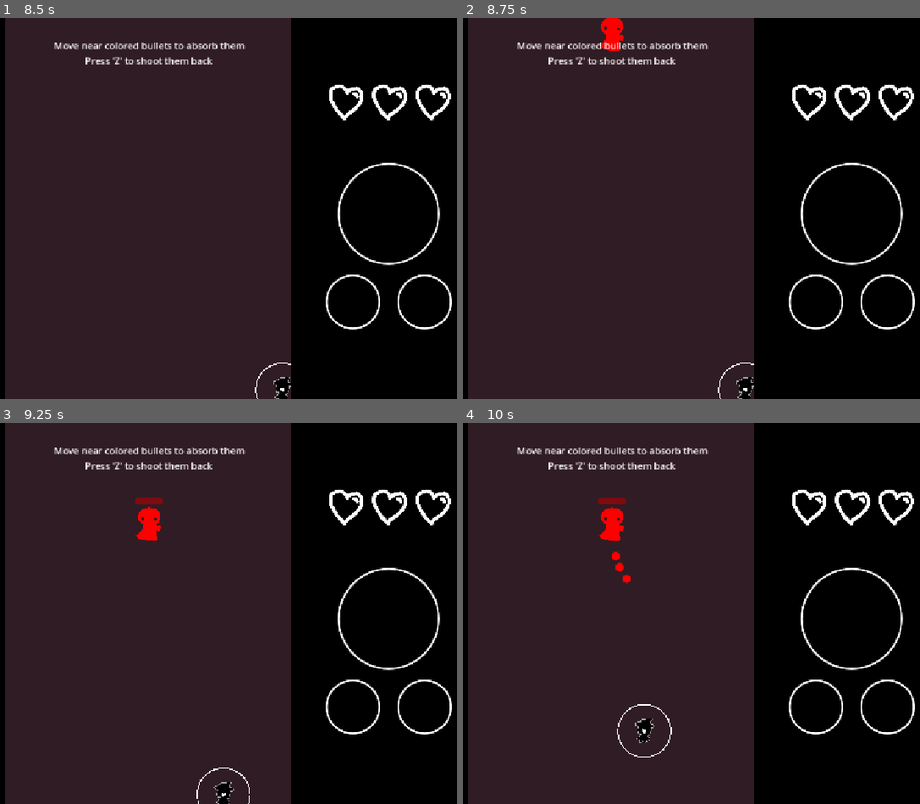
Above: before the commit, frames 1-4 (two rows, left to right).
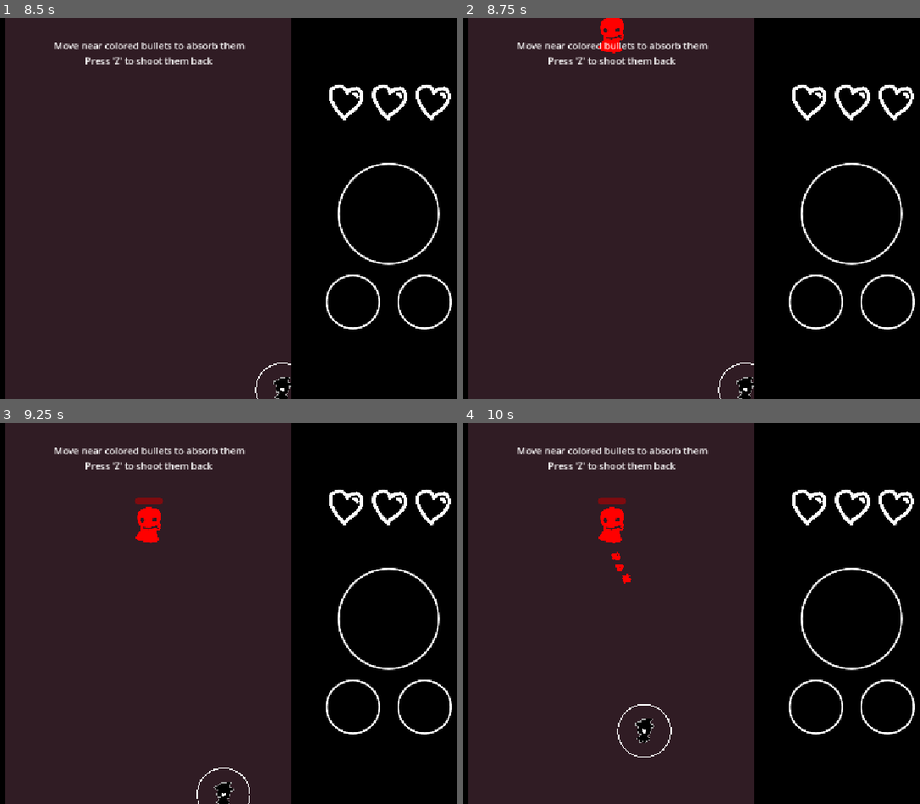
Above: after the commit, the same moments.

Repository: piksalchaos/bullet-hell
Game: Godot game, scene res://scenes/levels/tutorial.tscn
Same seed, same stepped clock (60 frames per second), same inputs: the game is played once before the commit and once after it. This scene is started directly instead of the project's main scene.
Inputs:
- Up to frame 1 (8.5 s): tap Enter at 0.5, 2.75 s; hold Right (right) 0.53-1.28 s; hold Z (shoot) 0.53-1.28 s; hold Down (down) 1.28-2.03 s; tap Z (shoot) at 1.35, 2.3, 2.85, 4.55, 5.85, 6.5, 6.8, 7.25, 7.35, 8 s; tap Space at 2 s; hold Right (right) 2.03-2.78 s; hold Shift (slow) 2.03-2.78 s; hold Up (up) 2.78-3.53 s; hold Z (shoot) 3.53-4.28 s; hold Left (left) 3.53-5.03 s; tap Shift (slow) at 4.35 s; hold Down (down) 5.03-5.78 s; hold Z (shoot) 5.03-5.78 s; hold Right (right) 5.78-6.53 s; hold Up (up) 6.53-7.28 s; hold Shift (slow) 6.53-7.28 s; hold Right (right) 7.28-8.03 s; hold Down (down) from 8.03 s (still down); hold Z (shoot) from 8.03 s (still down)
- Up to frame 2 (8.75 s): keep holding Down (down); keep holding Z (shoot)
- Up to frame 3 (9.25 s): release Down (down) at 8.78 s; release Z (shoot) at 8.78 s; hold Left (left) from 8.78 s (still down); tap Shift (slow) at 8.85 s; tap Z (shoot) at 9.05 s
- Up to frame 4 (10 s): release Left (left) at 9.53 s; hold Up (up) from 9.53 s (still down); hold Z (shoot) from 9.53 s (still down)

Frame 1 is identical in both runs. In frame 2, 0.1% of the frame differs, in the area x 29-36%, y 0-10%; in frame 3, 0.1%; in frame 4, 0.2%, in the area x 29-37%, y 22-43%.

Commit message:
new ghost and dummy sprites!

Diff:
--- /dev/null
+++ b/assets.tscn
@@ -0,0 +1,3 @@
+[gd_scene format=3 uid="uid://b7feqhgwerkmq"]
+
+[node name="Assets" type="Node2D"]
--- /dev/null
+++ b/scenes/bullets/angled_bullet.gd
@@ -0,0 +1,11 @@
+extends Node2D
+
+@export var speed := 130.0
+@export var initial_color_id: Globals.COLOR_ID
+@onready var color_component: ColorComponent = $ColorComponent
+
+func _ready() -> void:
+	color_component.color_id = initial_color_id
+
+func _physics_process(delta: float) -> void:
+	position += Vector2(cos(rotation), sin(rotation)) * speed * delta
--- /dev/null
+++ b/scenes/bullets/angled_bullet.tscn
@@ -0,0 +1,13 @@
+[gd_scene load_steps=4 format=3 uid="uid://brjl1igieycsd"]
+
+[ext_resource type="Script" uid="uid://c5exjn0s6mvah" path="res://scenes/bullets/angled_bullet.gd" id="1_4uwxt"]
+[ext_resource type="PackedScene" uid="uid://xqi3gat184am" path="res://scenes/components/color_component.tscn" id="1_aebcy"]
+[ext_resource type="PackedScene" uid="uid://b3wyhqtcgs161" path="res://scenes/components/bullet_component.tscn" id="2_oh6mx"]
+
+[node name="AngledBullet" type="Node2D"]
+script = ExtResource("1_4uwxt")
+
+[node name="ColorComponent" parent="." instance=ExtResource("1_aebcy")]
+
+[node name="BulletComponent" parent="." instance=ExtResource("2_oh6mx")]
+offscreen_distance = 20.0
--- /dev/null
+++ b/scenes/bullets/dummy_bullet.tscn
@@ -0,0 +1,50 @@
+[gd_scene load_steps=8 format=3 uid="uid://fpsablwbyj3y"]
+
+[ext_resource type="PackedScene" uid="uid://brjl1igieycsd" path="res://scenes/bullets/angled_bullet.tscn" id="1_rjoa5"]
+[ext_resource type="Texture2D" uid="uid://nsceybpc061q" path="res://assets/images/bullets/dummy_bullet.png" id="2_rc0km"]
+
+[sub_resource type="CircleShape2D" id="CircleShape2D_rjoa5"]
+radius = 6.0
+
+[sub_resource type="AtlasTexture" id="AtlasTexture_rc0km"]
+atlas = ExtResource("2_rc0km")
+region = Rect2(0, 0, 64, 64)
+
+[sub_resource type="AtlasTexture" id="AtlasTexture_vqavq"]
+atlas = ExtResource("2_rc0km")
+region = Rect2(64, 0, 64, 64)
+
+[sub_resource type="AtlasTexture" id="AtlasTexture_dn460"]
+atlas = ExtResource("2_rc0km")
+region = Rect2(0, 64, 64, 64)
+
+[sub_resource type="SpriteFrames" id="SpriteFrames_8r7k6"]
+animations = [{
+"frames": [{
+"duration": 1.0,
+"texture": SubResource("AtlasTexture_rc0km")
+}, {
+"duration": 1.0,
+"texture": SubResource("AtlasTexture_vqavq")
+}, {
+"duration": 1.0,
+"texture": SubResource("AtlasTexture_dn460")
+}],
+"loop": true,
+"name": &"default",
+"speed": 12.0
+}]
+
+[node name="AngledBullet" instance=ExtResource("1_rjoa5")]
+
+[node name="BulletComponent" parent="." index="1"]
+offscreen_distance = 10.0
+
+[node name="CollisionShape2D" type="CollisionShape2D" parent="BulletComponent" index="0"]
+shape = SubResource("CircleShape2D_rjoa5")
+
+[node name="AnimatedSprite2D" type="AnimatedSprite2D" parent="." index="2"]
+scale = Vector2(0.25, 0.25)
+sprite_frames = SubResource("SpriteFrames_8r7k6")
+autoplay = "default"
+frame_progress = 0.7269917
--- a/scenes/bullets/player_bullet.gd
+++ b/scenes/bullets/player_bullet.gd
@@ -1,7 +1,7 @@
 extends Area2D
 
 const RADIUS := 16.0
-const SPEED := 1500.0
+const SPEED := 1600.0
 
 
 @export var initial_color_id: Globals.COLOR_ID
--- a/scenes/entities/enemies/dummy_enemy.tscn
+++ b/scenes/entities/enemies/dummy_enemy.tscn
@@ -2,24 +2,24 @@
 
 [ext_resource type="Script" uid="uid://mhrmws40cvwd" path="res://scenes/entities/enemies/dummy_enemy.gd" id="1_ummet"]
 [ext_resource type="PackedScene" uid="uid://xqi3gat184am" path="res://scenes/components/color_component.tscn" id="2_4b57w"]
-[ext_resource type="Texture2D" uid="uid://cuywvpoxd4211" path="res://images/dummy.png" id="3_1cytd"]
+[ext_resource type="Texture2D" uid="uid://d3chwqdylu5q7" path="res://assets/images/enemies/dummy_enemy.png" id="2_imctr"]
 [ext_resource type="PackedScene" uid="uid://m6r4ofi4qdxx" path="res://scenes/components/enemy_components/hitbox_component.tscn" id="4_xwkor"]
 [ext_resource type="PackedScene" uid="uid://djgvpk2hk284t" path="res://scenes/components/enemy_components/health_component.tscn" id="5_glh40"]
 [ext_resource type="PackedScene" uid="uid://bvwrgsurk7ecc" path="res://scenes/components/pattern_components/pattern_repeater.tscn" id="6_glh40"]
 [ext_resource type="PackedScene" uid="uid://ck23ayao5qg1t" path="res://scenes/components/pattern_components/pattern_aimer.tscn" id="7_03np2"]
 [ext_resource type="PackedScene" uid="uid://dn1fmn3in30iu" path="res://scenes/components/pattern_components/bullet_emitter.tscn" id="8_imctr"]
-[ext_resource type="PackedScene" uid="uid://bg3mxwy62bmbu" path="res://scenes/bullets/ghost_bullet.tscn" id="9_jtsvo"]
+[ext_resource type="PackedScene" uid="uid://fpsablwbyj3y" path="res://scenes/bullets/dummy_bullet.tscn" id="9_imctr"]
 
 [sub_resource type="CapsuleShape2D" id="CapsuleShape2D_03np2"]
-radius = 26.0
-height = 60.0
+radius = 27.59
+height = 73.55
 
 [node name="DummyEnemy" type="Node2D"]
 script = ExtResource("1_ummet")
 
 [node name="Sprite2D" type="Sprite2D" parent="."]
-scale = Vector2(0.4, 0.36)
-texture = ExtResource("3_1cytd")
+scale = Vector2(0.25, 0.25)
+texture = ExtResource("2_imctr")
 
 [node name="ColorComponent" parent="." instance=ExtResource("2_4b57w")]
 
@@ -44,4 +44,4 @@
 [node name="PatternAimer" parent="PatternRepeater/PatternRepeater" instance=ExtResource("7_03np2")]
 
 [node name="BulletEmitter" parent="PatternRepeater/PatternRepeater/PatternAimer" instance=ExtResource("8_imctr")]
-bullet_scene = ExtResource("9_jtsvo")
+bullet_scene = ExtResource("9_imctr")
--- a/scenes/entities/enemies/ghost_enemy.tscn
+++ b/scenes/entities/enemies/ghost_enemy.tscn
@@ -1,7 +1,7 @@
-[gd_scene load_steps=12 format=3 uid="uid://dgmdfxt0ngpi6"]
+[gd_scene load_steps=15 format=3 uid="uid://dgmdfxt0ngpi6"]
 
 [ext_resource type="Script" uid="uid://ynoen8cogpu6" path="res://scenes/entities/enemies/ghost_enemy.gd" id="1_h5v6m"]
-[ext_resource type="Texture2D" uid="uid://cctifyojjkvwd" path="res://images/cooler_ghost_placeholder.png" id="2_qvsyn"]
+[ext_resource type="Texture2D" uid="uid://ciwk430dbpqv5" path="res://assets/images/enemies/ghost_enemy.png" id="2_qvsyn"]
 [ext_resource type="PackedScene" uid="uid://m6r4ofi4qdxx" path="res://scenes/components/enemy_components/hitbox_component.tscn" id="3_h2v7a"]
 [ext_resource type="PackedScene" uid="uid://djgvpk2hk284t" path="res://scenes/components/enemy_components/health_component.tscn" id="4_462g3"]
 [ext_resource type="PackedScene" uid="uid://xqi3gat184am" path="res://scenes/components/color_component.tscn" id="5_chsm8"]
@@ -11,15 +11,40 @@
 [ext_resource type="PackedScene" uid="uid://dn1fmn3in30iu" path="res://scenes/components/pattern_components/bullet_emitter.tscn" id="8_vcyrx"]
 [ext_resource type="PackedScene" uid="uid://bg3mxwy62bmbu" path="res://scenes/bullets/ghost_bullet.tscn" id="9_4qyjx"]
 
+[sub_resource type="AtlasTexture" id="AtlasTexture_qvsyn"]
+atlas = ExtResource("2_qvsyn")
+region = Rect2(0, 0, 256, 256)
+
+[sub_resource type="AtlasTexture" id="AtlasTexture_vcyrx"]
+atlas = ExtResource("2_qvsyn")
+region = Rect2(256, 0, 256, 256)
+
+[sub_resource type="SpriteFrames" id="SpriteFrames_4qyjx"]
+animations = [{
+"frames": [{
+"duration": 1.0,
+"texture": SubResource("AtlasTexture_qvsyn")
+}, {
+"duration": 1.0,
+"texture": SubResource("AtlasTexture_vcyrx")
+}],
+"loop": true,
+"name": &"default",
+"speed": 5.0
+}]
+
 [sub_resource type="CircleShape2D" id="CircleShape2D_defa4"]
 radius = 30.0
 
 [node name="GhostEnemy" type="Node2D"]
 script = ExtResource("1_h5v6m")
 
-[node name="Sprite2D" type="Sprite2D" parent="."]
-scale = Vector2(0.1, 0.1)
-texture = ExtResource("2_qvsyn")
+[node name="AnimatedSprite2D" type="AnimatedSprite2D" parent="."]
+scale = Vector2(0.25, 0.25)
+sprite_frames = SubResource("SpriteFrames_4qyjx")
+autoplay = "default"
+frame = 1
+frame_progress = 0.86024547
 
 [node name="HitboxComponent" parent="." node_paths=PackedStringArray("health_component", "color_component") instance=ExtResource("3_h2v7a")]
 health_component = NodePath("../HealthComponent")
--- a/scenes/entities/enemies/small_ghost_enemy.tscn
+++ b/scenes/entities/enemies/small_ghost_enemy.tscn
@@ -1,6 +1,6 @@
 [gd_scene load_steps=10 format=3 uid="uid://lo3vyw11povn"]
 
-[ext_resource type="Texture2D" uid="uid://ckansyr46u7rk" path="res://images/ghost_placeholder.png" id="1_5f5km"]
+[ext_resource type="Texture2D" uid="uid://ckansyr46u7rk" path="res://assets/images/ghost_placeholder.png" id="1_5f5km"]
 [ext_resource type="Script" uid="uid://dsxwwcqp3iuek" path="res://scenes/entities/enemies/small_ghost_enemy.gd" id="1_hny2k"]
 [ext_resource type="PackedScene" uid="uid://m6r4ofi4qdxx" path="res://scenes/components/enemy_components/hitbox_component.tscn" id="2_hny2k"]
 [ext_resource type="PackedScene" uid="uid://djgvpk2hk284t" path="res://scenes/components/enemy_components/health_component.tscn" id="3_fuvh0"]
--- a/scenes/entities/player/bullet_absorber.gd
+++ b/scenes/entities/player/bullet_absorber.gd
@@ -8,6 +8,7 @@
 var color_amounts := [0, 0, 0]
 var selected_primary_color_index := 0
 @onready var bullet_timer: Timer = $BulletTimer
+@onready var shoot_audio: AudioStreamPlayer = $ShootAudio
 
 func _draw() -> void:
 	draw_circle(Vector2.ZERO, 45, Color.WHITE, false, 2)
@@ -52,9 +53,6 @@
 		switch_color(false)
 	if event.is_action_pressed("shoot"):
 		shoot_bullet()
-		#bullet_timer.start()
-	#if event.is_action_released("shoot"):
-		#bullet_timer.stop()
 
 func switch_color(is_right: bool = true) -> void:
 	var primary_color_count = Globals.PRIMARY_COLORS.size()
@@ -64,19 +62,14 @@
 
 func shoot_bullet():
 	if color_amounts[selected_primary_color_index] < MIN_SHOT_COLOR_AMOUNT: return
+	#shoot_audio.play()
 	var bullet = PLAYER_BULLET.instantiate()
 	bullet.initial_color_id = Globals.PRIMARY_COLORS[selected_primary_color_index]
 	bullet.position = get_parent().position
 	bullet.damage = color_amounts[selected_primary_color_index]
 	Globals.bullet_container.add_child(bullet)
 	color_amounts[selected_primary_color_index] = 0
-	#if color_amounts[selected_primary_color_index] <= 0:
 	SignalBus.color_amount_changed.emit(selected_primary_color_index, 0)
-		#return
-	#SignalBus.color_amount_changed.emit(
-		#selected_primary_color_index,
-		#float(color_amounts[selected_primary_color_index]) / float(MAX_COLOR_AMOUNT)
-	#)
 
 func _on_bullet_timer_timeout() -> void:
 	shoot_bullet()
--- a/scenes/entities/player/player.tscn
+++ b/scenes/entities/player/player.tscn
@@ -1,9 +1,10 @@
-[gd_scene load_steps=7 format=3 uid="uid://whf6whxkmq2"]
+[gd_scene load_steps=8 format=3 uid="uid://whf6whxkmq2"]
 
 [ext_resource type="Script" uid="uid://deng3hl1wlyd8" path="res://scenes/entities/player/player.gd" id="1_g2els"]
-[ext_resource type="Texture2D" uid="uid://b43avh08mlvxf" path="res://images/player_placeholder.png" id="2_08t41"]
-[ext_resource type="Texture2D" uid="uid://oukxw7ad0r61" path="res://images/heart.png" id="3_1ie0h"]
+[ext_resource type="Texture2D" uid="uid://b43avh08mlvxf" path="res://assets/images/player_placeholder.png" id="2_08t41"]
+[ext_resource type="Texture2D" uid="uid://oukxw7ad0r61" path="res://assets/images/heart.png" id="3_1ie0h"]
 [ext_resource type="Script" uid="uid://cs734ayyynx5e" path="res://scenes/entities/player/bullet_absorber.gd" id="4_42nxq"]
+[ext_resource type="AudioStream" uid="uid://ga6ha2dr8o4q" path="res://assets/audio/shoot.wav" id="5_bjvvg"]
 
 [sub_resource type="CircleShape2D" id="CircleShape2D_u8vuu"]
 radius = 3.5
@@ -37,6 +38,9 @@
 [node name="BulletTimer" type="Timer" parent="BulletAbsorber"]
 wait_time = 0.2
 
+[node name="ShootAudio" type="AudioStreamPlayer" parent="BulletAbsorber"]
+stream = ExtResource("5_bjvvg")
+
 [node name="CooldownTimer" type="Timer" parent="."]
 
 [connection signal="area_entered" from="BulletAbsorber" to="BulletAbsorber" method="_on_area_entered"]
--- a/scenes/gui/life_heart.tscn
+++ b/scenes/gui/life_heart.tscn
@@ -1,6 +1,6 @@
 [gd_scene load_steps=2 format=3 uid="uid://cg285sbaifnvs"]
 
-[ext_resource type="Texture2D" uid="uid://cefbpjgowj6dq" path="res://images/life_heart.png" id="1_viyay"]
+[ext_resource type="Texture2D" uid="uid://cefbpjgowj6dq" path="res://assets/images/life_heart.png" id="1_viyay"]
 
 [node name="LifeHeart" type="TextureRect"]
 texture = ExtResource("1_viyay")
--- a/scenes/gui/palette/palette.tscn
+++ b/scenes/gui/palette/palette.tscn
@@ -1,7 +1,7 @@
 [gd_scene load_steps=3 format=3 uid="uid://c0hmb6lqnynne"]
 
 [ext_resource type="Script" uid="uid://b0tkj077blslc" path="res://scenes/gui/palette/palette.gd" id="1_dv22i"]
-[ext_resource type="Texture2D" uid="uid://c2egoeq5g6day" path="res://images/palette_arrow.png" id="2_j3s2e"]
+[ext_resource type="Texture2D" uid="uid://c2egoeq5g6day" path="res://assets/images/palette_arrow.png" id="2_j3s2e"]
 
 [node name="Palette" type="Control"]
 layout_mode = 3
--- a/scenes/levels/level_1.tscn
+++ b/scenes/levels/level_1.tscn
@@ -1,31 +1,12 @@
-[gd_scene load_steps=12 format=3 uid="uid://bp24suxtg5xp5"]
+[gd_scene load_steps=8 format=3 uid="uid://bp24suxtg5xp5"]
 
 [ext_resource type="Script" uid="uid://jttxe4pbb07u" path="res://scenes/levels/level.gd" id="1_oc4kc"]
 [ext_resource type="PackedScene" uid="uid://whf6whxkmq2" path="res://scenes/entities/player/player.tscn" id="2_s8va5"]
 [ext_resource type="Script" uid="uid://bu68n2vqivnpj" path="res://scenes/round_manager/round_manager.gd" id="3_dga24"]
 [ext_resource type="PackedScene" uid="uid://473s7ceqps1b" path="res://scenes/round_manager/round.tscn" id="4_qxy0u"]
 [ext_resource type="PackedScene" uid="uid://d1qnmgu3nadmv" path="res://scenes/enemy_spawners/ghost_enemy_spawner.tscn" id="5_excbq"]
-[ext_resource type="PackedScene" uid="uid://c5sqsb0h1lute" path="res://scenes/enemy_spawners/small_ghost_path_spawner.tscn" id="5_s8va5"]
 [ext_resource type="PackedScene" uid="uid://dcit7wu58ad5n" path="res://scenes/round_manager/timer_round.tscn" id="6_iav0o"]
 [ext_resource type="PackedScene" uid="uid://dvrx8wmadvywy" path="res://scenes/gui/hud.tscn" id="7_dnkej"]
-
-[sub_resource type="Curve2D" id="Curve2D_dga24"]
-_data = {
-"points": PackedVector2Array(0, 0, 0, 0, -53, 14, -204.49573, 28.977272, 204.49573, -28.977272, 193, 98, -17.844923, -40.64844, 17.844923, 40.64844, 458, 147, 57.131252, -4.464453, -57.131252, 4.464453, 375, 232, 81.71797, 13.165626, -81.71797, -13.165626, 61, 213, 0, 0, 0, 0, -128, 159)
-}
-point_count = 6
-
-[sub_resource type="Curve2D" id="Curve2D_s8va5"]
-_data = {
-"points": PackedVector2Array(0, 0, 0, 0, -22, 30, -1.7015626, -75.17813, 1.7015626, 75.17813, 466, 104, 0, 0, 0, 0, -25, 159)
-}
-point_count = 3
-
-[sub_resource type="Curve2D" id="Curve2D_qxy0u"]
-_data = {
-"points": PackedVector2Array(0, 0, 0, 0, 498, 36, -1.1171876, -68.64688, 1.1171876, 68.64688, 23, 101, 0, 0, 0, 0, 502, 165)
-}
-point_count = 3
 
 [node name="Game" type="Node"]
 script = ExtResource("1_oc4kc")
@@ -43,27 +24,6 @@
 [node name="RoundManager" type="Node2D" parent="Stage"]
 script = ExtResource("3_dga24")
 
-[node name="Round4" parent="Stage/RoundManager" instance=ExtResource("4_qxy0u")]
-visible = false
-is_disabled = true
-
-[node name="SmallGhostPathSpawner" parent="Stage/RoundManager/Round4" instance=ExtResource("5_s8va5")]
-curve = SubResource("Curve2D_dga24")
-number_of_enemies = 6
-
-[node name="Round5" parent="Stage/RoundManager" instance=ExtResource("4_qxy0u")]
-is_disabled = true
-
-[node name="SmallGhostPathSpawner2" parent="Stage/RoundManager/Round5" instance=ExtResource("5_s8va5")]
-curve = SubResource("Curve2D_s8va5")
-color_id = 2
-number_of_enemies = 4
-
-[node name="SmallGhostPathSpawner" parent="Stage/RoundManager/Round5" instance=ExtResource("5_s8va5")]
-curve = SubResource("Curve2D_qxy0u")
-color_id = 4
-number_of_enemies = 4
-
 [node name="Round" parent="Stage/RoundManager" instance=ExtResource("4_qxy0u")]
 visible = false
 
@@ -77,7 +37,7 @@
 position = Vector2(365, 101)
 
 [node name="TimerSpawner" parent="Stage/RoundManager/Round2" instance=ExtResource("6_iav0o")]
-wait_time = 2.0
+wait_time = 0.75
 
 [node name="GhostEnemySpawner" parent="Stage/RoundManager/Round2/TimerSpawner" instance=ExtResource("5_excbq")]
 position = Vector2(88, 155)
@@ -87,21 +47,18 @@
 
 [node name="EnemySpawner" parent="Stage/RoundManager/Round3" instance=ExtResource("5_excbq")]
 position = Vector2(423, 112)
-exit_time = 10.0
 
 [node name="TimerSpawner" parent="Stage/RoundManager/Round3" instance=ExtResource("6_iav0o")]
 wait_time = 0.75
 
 [node name="EnemySpawner" parent="Stage/RoundManager/Round3/TimerSpawner" instance=ExtResource("5_excbq")]
 position = Vector2(243, 112)
-exit_time = 9.25
 
 [node name="TimerSpawner3" parent="Stage/RoundManager/Round3" instance=ExtResource("6_iav0o")]
 wait_time = 2.25
 
 [node name="EnemySpawner" parent="Stage/RoundManager/Round3/TimerSpawner3" instance=ExtResource("5_excbq")]
 position = Vector2(56, 112)
-exit_time = 7.75
 
 [node name="TimerRound" parent="Stage/RoundManager" instance=ExtResource("6_iav0o")]
 wait_time = 2.0
--- a/scenes/start_menu.tscn
+++ b/scenes/start_menu.tscn
@@ -1,7 +1,7 @@
 [gd_scene load_steps=3 format=3 uid="uid://c8n3kh1ff5dg1"]
 
 [ext_resource type="Script" uid="uid://b2unioa7d75e1" path="res://scenes/start_menu.gd" id="1_thu50"]
-[ext_resource type="Texture2D" uid="uid://cve3gyc726c37" path="res://images/startmenuimageplaceholder.png" id="2_m7x51"]
+[ext_resource type="Texture2D" uid="uid://cve3gyc726c37" path="res://assets/images/startmenuimageplaceholder.png" id="2_m7x51"]
 
 [node name="StartMenu" type="Control"]
 layout_mode = 3
Not shown, added: assets/audio/bomb_shoot.wav.import
Not shown, added: assets/audio/shoot.wav.import
Binary file added: assets/images/bullets/dummy_bullet.png
Not shown, changed: assets/images/bullets/dummy_bullet.png.import
Renamed: images/cooler_ghost_placeholder.png -> assets/images/cooler_ghost_placeholder.png
Not shown, changed: assets/images/cooler_ghost_placeholder.png.import
Renamed: images/dummy.png -> assets/images/dummy.png
Not shown, changed: assets/images/dummy.png.import
Binary file added: assets/images/enemies/dummy_enemy.png
Not shown, changed: assets/images/enemies/dummy_enemy.png.import
Binary file added: assets/images/enemies/ghost_enemy.png
Not shown, changed: assets/images/enemies/ghost_enemy.png.import
(and 26 more such lines)
